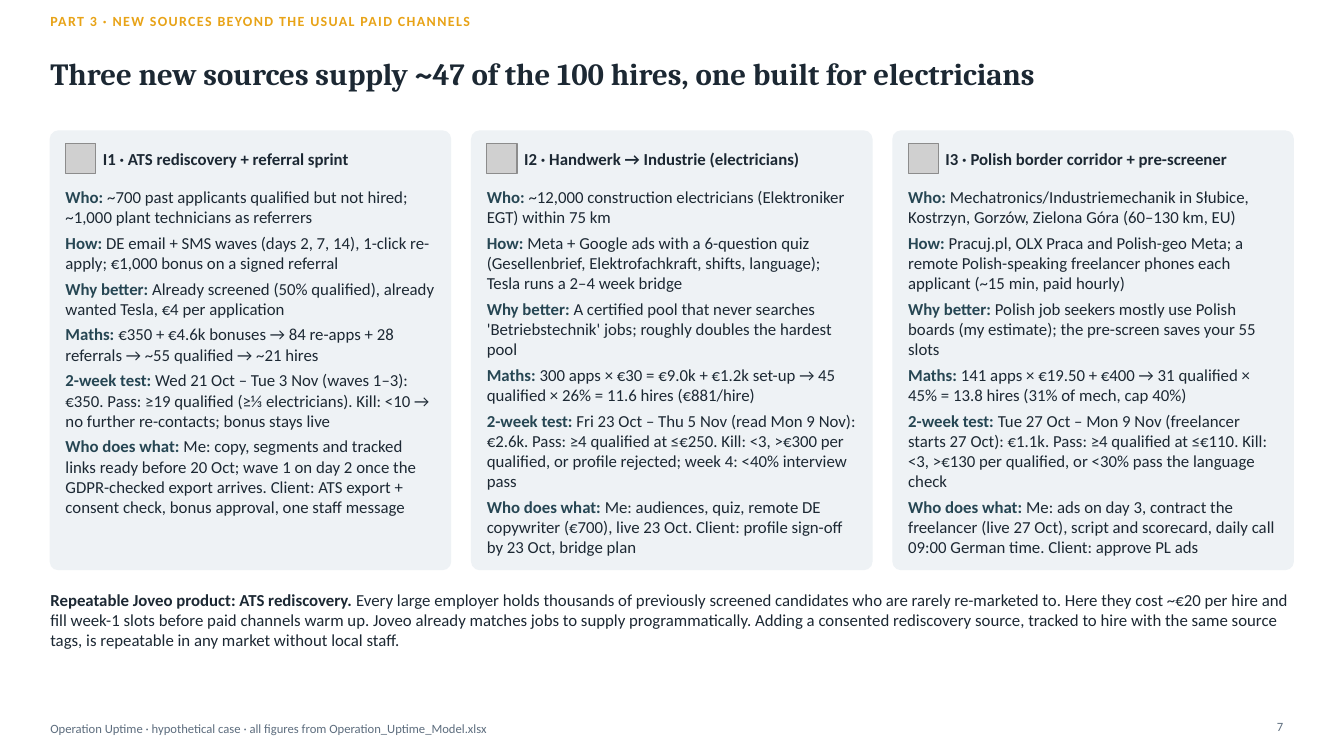
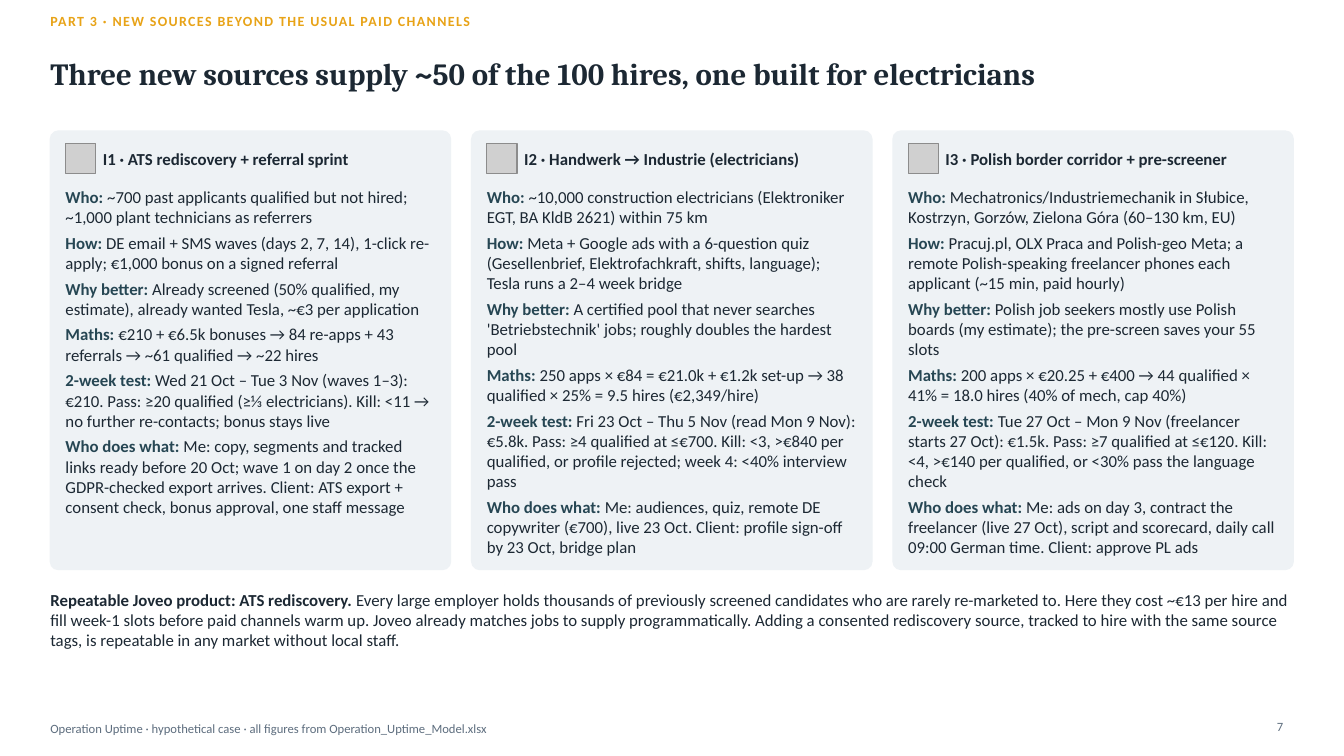
Before and after one commit to Anurag160596/haystack, a slide deck: slide 7 of operation_uptime/Operation_Uptime_Deck.pptx. Drawn at 1344x756 pixels with LibreOffice and Linux fonts; fonts in the diff are those of the drawing; grey boxes stand for pictures. Boxes give left, top, right and bottom in pixels: in the first picture for what was removed or moved away, otherwise in the second. Text is boxed around its words. In the diff, an @@ line names an element or a change of style, - is before the commit and + after.

```diff
--- a/operation_uptime/Operation_Uptime_Deck.pptx
+++ b/operation_uptime/Operation_Uptime_Deck.pptx
@@ title at <box>50,63,1035,92</box>: text changed @@
-Three new sources supply ~47 of the 100 hires, one built for electricians
+Three new sources supply ~50 of the 100 hires, one built for electricians
@@ text at <box>487,191,844,225</box>: text changed @@
-Who: ~12,000 construction electricians (Elektroniker EGT) within 75 km
+Who: ~10,000 construction electricians (Elektroniker EGT, BA KldB 2621) within 75 km
@@ text at <box>65,283,419,430</box>: text changed @@
-Why better: Already screened (50% qualified), already wanted Tesla, €4 per application
-Maths: €350 + €4.6k bonuses → 84 re-apps + 28 referrals → ~55 qualified → ~21 hires
-2-week test: Wed 21 Oct – Tue 3 Nov (waves 1–3): €350. Pass: ≥19 qualified (≥⅓ electricians). Kill: <10 → no further re-contacts; bonus stays live
+Why better: Already screened (50% qualified, my estimate), already wanted Tesla, ~€3 per application
+Maths: €210 + €6.5k bonuses → 84 re-apps + 43 referrals → ~61 qualified → ~22 hires
+2-week test: Wed 21 Oct – Tue 3 Nov (waves 1–3): €210. Pass: ≥20 qualified (≥⅓ electricians). Kill: <11 → no further re-contacts; bonus stays live
@@ text at <box>487,369,856,490</box>: text changed @@
-Maths: 300 apps × €30 = €9.0k + €1.2k set-up → 45 qualified × 26% = 11.6 hires (€881/hire)
-2-week test: Fri 23 Oct – Thu 5 Nov (read Mon 9 Nov): €2.6k. Pass: ≥4 qualified at ≤€250. Kill: <3, >€300 per qualified, or profile rejected; week 4: <40% interview pass
+Maths: 250 apps × €84 = €21.0k + €1.2k set-up → 38 qualified × 25% = 9.5 hires (€2,349/hire)
+2-week test: Fri 23 Oct – Thu 5 Nov (read Mon 9 Nov): €5.8k. Pass: ≥4 qualified at ≤€700. Kill: <3, >€840 per qualified, or profile rejected; week 4: <40% interview pass
@@ text at <box>908,369,1267,487</box>: text changed @@
-Maths: 141 apps × €19.50 + €400 → 31 qualified × 45% = 13.8 hires (31% of mech, cap 40%)
-2-week test: Tue 27 Oct – Mon 9 Nov (freelancer starts 27 Oct): €1.1k. Pass: ≥4 qualified at ≤€110. Kill: <3, >€130 per qualified, or <30% pass the language check
+Maths: 200 apps × €20.25 + €400 → 44 qualified × 41% = 18.0 hires (40% of mech, cap 40%)
+2-week test: Tue 27 Oct – Mon 9 Nov (freelancer starts 27 Oct): €1.5k. Pass: ≥7 qualified at ≤€120. Kill: <4, >€140 per qualified, or <30% pass the language check
@@ text at <box>50,594,1288,649</box>: text changed @@
-Repeatable Joveo product: ATS rediscovery. Every large employer holds thousands of previously screened candidates who are rarely re-marketed to. Here they cost ~€20 per hire and fill week-1 slots before paid channels warm up. Joveo already matches jobs to supply programmatically. Adding a consented rediscovery source, tracked to hire with the same source tags, is repeatable in any market without local staff.
+Repeatable Joveo product: ATS rediscovery. Every large employer holds thousands of previously screened candidates who are rarely re-marketed to. Here they cost ~€13 per hire and fill week-1 slots before paid channels warm up. Joveo already matches jobs to supply programmatically. Adding a consented rediscovery source, tracked to hire with the same source tags, is repeatable in any market without local staff.
```
Also in this commit, not shown: 7 other slides changed, 3 other files.
